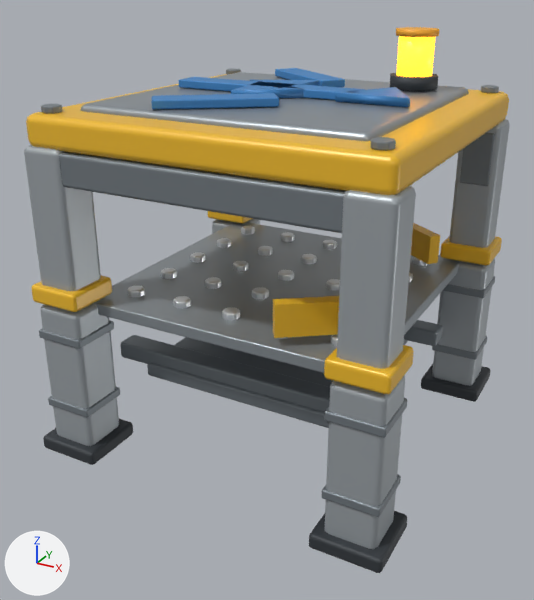
The glTF model fieldworks-machines/models/fw_merge.glb: old version first, new version second.
Before and after are seen from a camera (50 mm lens) standing at (1.08, -2.09, 1.48) and looking at (-0.02, -0.1, 0.48). Arrows for +X, +Y and +Z are at lower left; the lights stay in place. The first picture is the older version. Where no turn or scale is listed for an object, it has been applied to the vertices.

The scene before the commit, as lines of its bpy script (objects in view):
```python
me_cube_017 = bpy.data.meshes.new('Cube.017')
me_cube_017.from_pydata(...)  # 56 vertices, 108 faces; spans x 0.41..0.59, y 0.41..0.59, z 0.54..0.6
me_cube_017.materials.append(mat_f2bd2c)  # yellow #f2bd2c
me_cylinder_030 = bpy.data.meshes.new('Cylinder.030')
me_cylinder_030.from_pydata([(-0.077, 0.105, -0.013), (-0.077, 0.105, 0.013), (0.129, 0.014, -0.013), (0.129, 0.014, 0.013), (-0.052, -0.119, -0.013), (-0.052, -0.119, 0.013)], [], [(0, 1, 3), (0, 3, 2), (2, 3, 5), (2, 5, 4), (3, 1, 5), (4, 5, 1), (4, 1, 0), (0, 2, 4)])
me_cylinder_030.materials.append(mat_3f86c6_001)  # blue #3f86c6
me_cylinder_031 = bpy.data.meshes.new('Cylinder.031')
me_cylinder_031.from_pydata([(0.0, 0.13, -0.013), (0.0, 0.13, 0.013), (0.113, -0.065, -0.013), (0.113, -0.065, 0.013), (-0.113, -0.065, -0.013), (-0.113, -0.065, 0.013)], [], [(0, 1, 3), (0, 3, 2), (2, 3, 5), (2, 5, 4), (3, 1, 5), (4, 5, 1), (4, 1, 0), (0, 2, 4)])
me_cylinder_031.materials.append(mat_3f86c6_001)  # blue #3f86c6
ob_block_018 = bpy.data.objects.new('block.018', me_cube_017)
ob_block_018.location = (0.0, 0.0, 0.0)
ob_cyl_027 = bpy.data.objects.new('cyl.027', me_cylinder_030)
ob_cyl_027.location = (-0.048, -0.056, 1.155)
ob_cyl_028 = bpy.data.objects.new('cyl.028', me_cylinder_031)
ob_cyl_028.location = (0.3, 0.0, 1.155)
# also in view: 'block.038' at (-0.08, -0.3, 1.15); 'block.005' at (-0.5, -0.5, 0.43); 'bar.001' at (0.31, 0.38, 0.61); 'block.029' at (0.5, -0.5, 0.78); 'block.039' at (-0.07, 0.0, 1.15)
```
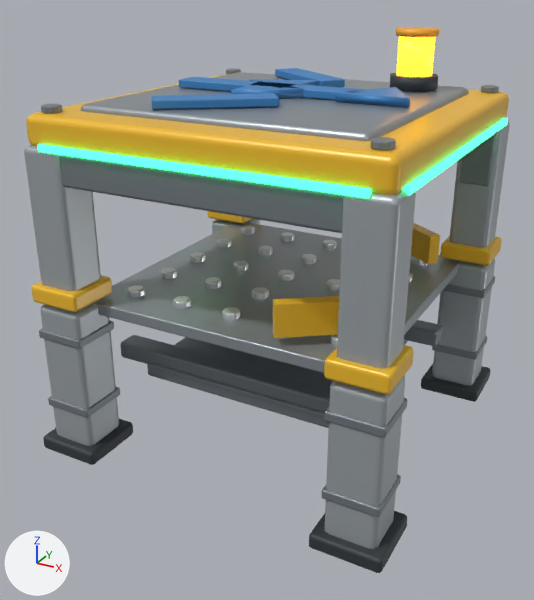
Boxes [x1, y1, x2, y2] around the edits, measured in the pictures (534 x 600 px):
```json
{"object": "led", "change": "added", "after": [37, 144, 372, 199], "on screen": "green"}
{"object": "led.003", "change": "added", "after": [402, 118, 508, 195]}
```

Scene script edits in JSON lines:
```json
{"op": "add", "block": "mat_39f08a_e", "code": ["mat_39f08a_e = principled_material('#39f08a_e')", "mat_39f08a_e.base_color = (0.0409, 0.871, 0.254)  # green #39f08a", "mat_39f08a_e.roughness = 0.4", "mat_39f08a_e.emission_color = (0.047, 1.0, 0.292)  # green #3dff93", "mat_39f08a_e.emission_strength = 2.788"]}
{"op": "add", "block": "me_cube_037_1", "code": ["me_cube_037_1 = bpy.data.meshes.new('Cube.037')", "me_cube_037_1.from_pydata(...)  # a box spanning x 0.552..0.572, y -0.5..0.5, z 1.02..1.04", "me_cube_037_1.materials.append(mat_39f08a_e)  # green #39f08a, glowing green #3dff93"]}
{"op": "add", "block": "me_cube_034_1", "code": ["me_cube_034_1 = bpy.data.meshes.new('Cube.034')", "me_cube_034_1.from_pydata(...)  # a box spanning x -0.5..0.5, y -0.572..-0.552, z 1.02..1.04", "me_cube_034_1.materials.append(mat_39f08a_e)  # green #39f08a, glowing green #3dff93"]}
{"op": "add", "block": "ob_led_003", "code": ["ob_led_003 = bpy.data.objects.new('led.003', me_cube_037_1)", "ob_led_003.location = (0.0, 0.0, 0.0)"]}
{"op": "add", "block": "ob_led", "code": ["ob_led = bpy.data.objects.new('led', me_cube_034_1)", "ob_led.location = (0.0, 0.0, 0.0)"]}
```
